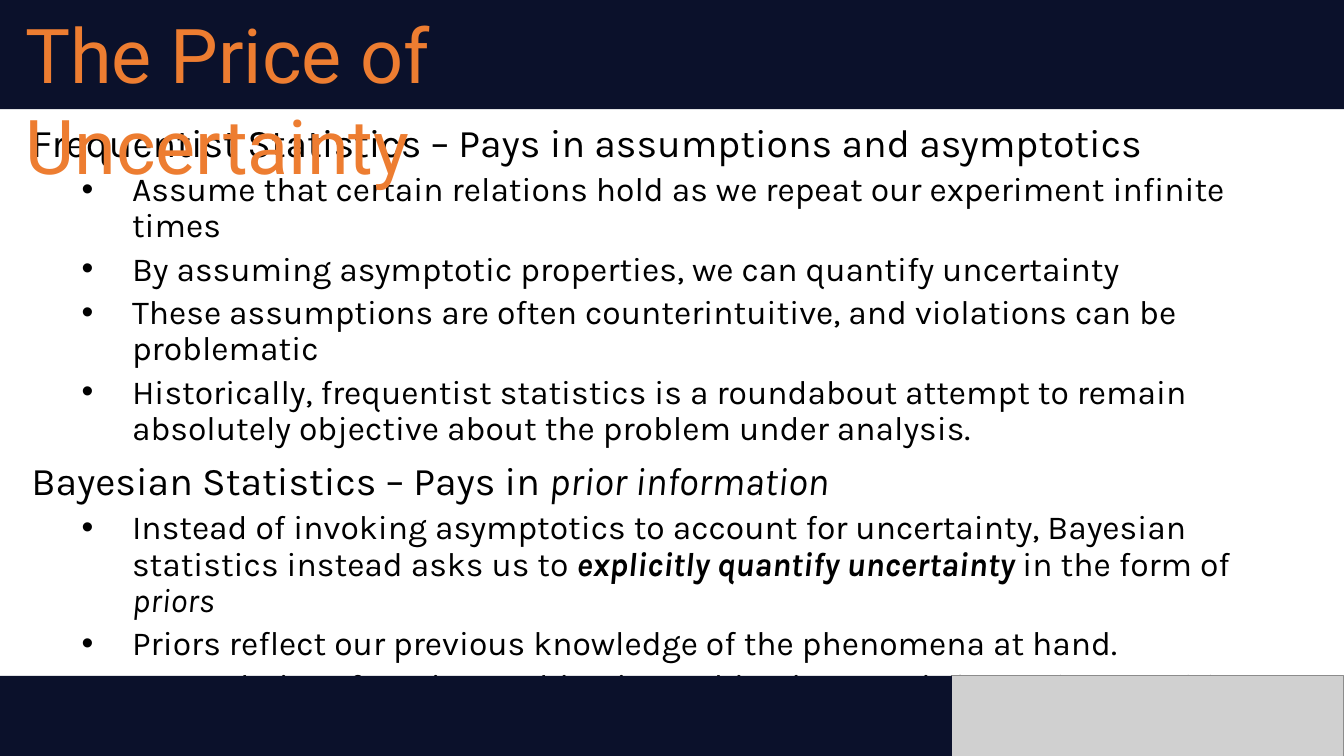
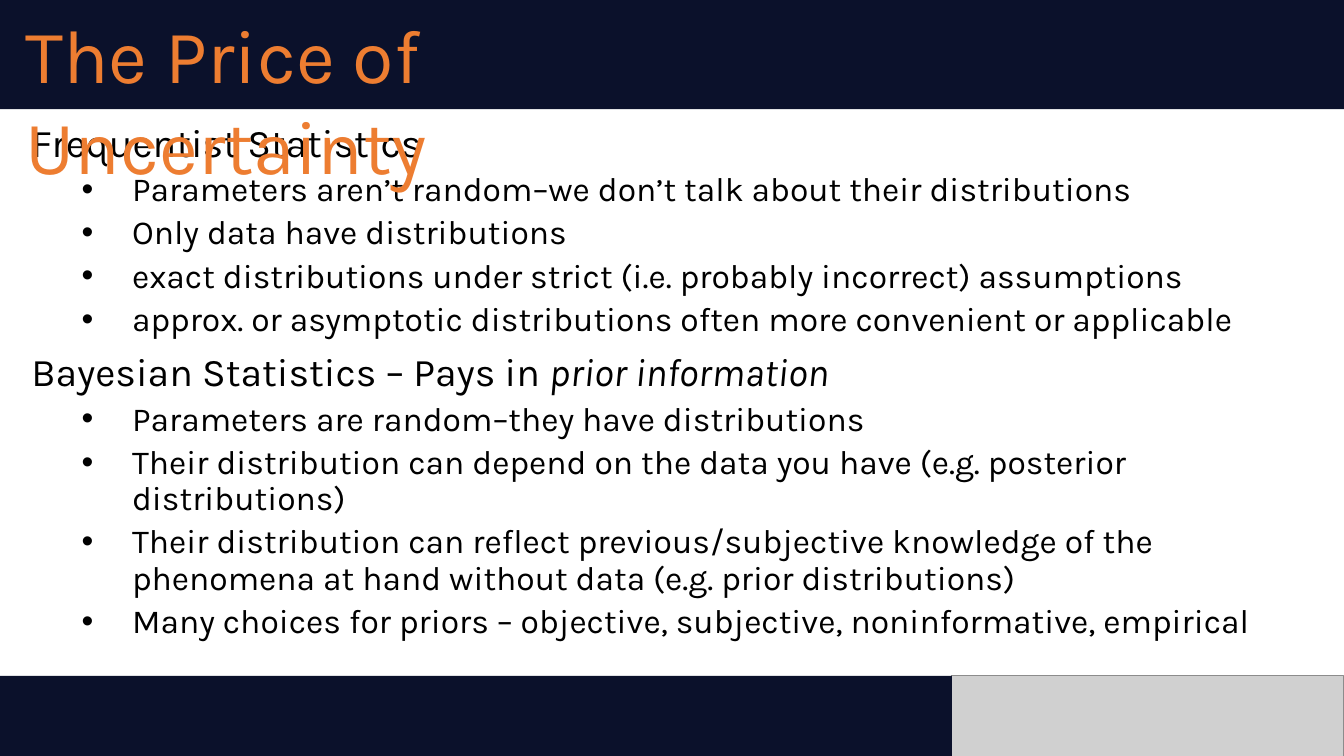
Before and after one commit to abogdan22/ds-6040, a slide deck: slide 8 of slides/module1.pptx. Drawn at 1344x756 pixels with LibreOffice and Linux fonts; fonts in the diff are those of the drawing; grey boxes stand for pictures. Boxes give left, top, right and bottom in pixels: in the first picture for what was removed or moved away, otherwise in the second. Text is boxed around its words. In the diff, an @@ line names an element or a change of style, - is before the commit and + after.

```diff
--- a/slides/module1.pptx
+++ b/slides/module1.pptx
@@ text "The Price of Uncertainty" at [25, 31, 427, 193]: font Roboto to Karla @@
@@ text at [31, 122, 1232, 340]: text changed @@
-Frequentist Statistics – Pays in assumptions and asymptotics
-  • Assume that certain relations hold as we repeat our experiment infinite times
-  • By assuming asymptotic properties, we can quantify uncertainty
-  • These assumptions are often counterintuitive, and violations can be problematic
-  • Historically, frequentist statistics is a roundabout attempt to remain absolutely objective about the problem under analysis.
+Frequentist Statistics
+  • Parameters aren’t random–we don’t talk about their distributions
+  • Only data have distributions
+  • exact distributions under strict (i.e. probably incorrect) assumptions
+  • approx. or asymptotic distributions often more convenient or applicable
@@ text at [132, 408, 1249, 642]: text changed @@
-  • Instead of invoking asymptotics to account for uncertainty, Bayesian statistics instead asks us to explicitly quantify uncertainty in the form of priors
-  • Priors reflect our previous knowledge of the phenomena at hand.
-  • Many choices for priors – objective, subjective, non-informative, empirical
+  • Parameters are random–they have distributions
+  • Their distribution can depend on the data you have (e.g. posterior distributions)
+  • Their distribution can reflect previous/subjective knowledge of the phenomena at hand without data (e.g. prior distributions)
+  • Many choices for priors – objective, subjective, noninformative, empirical
```
Also in this commit, not shown: 21 other slides changed, 1 other file.
